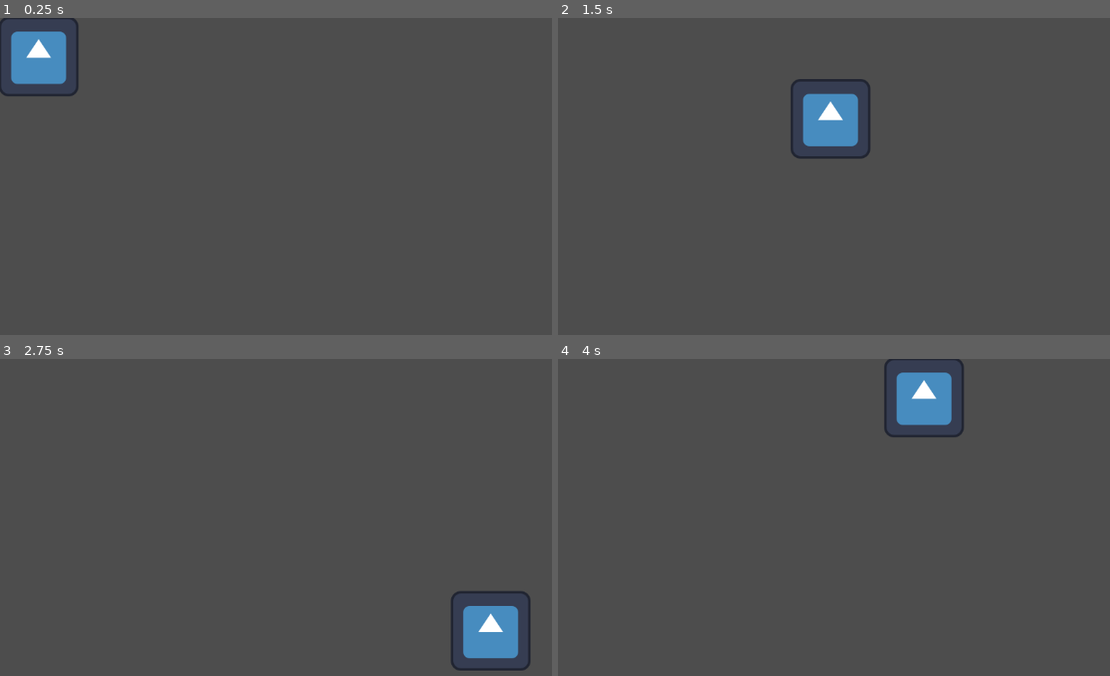
Above: before the commit, frames 1-4 (two rows, left to right).
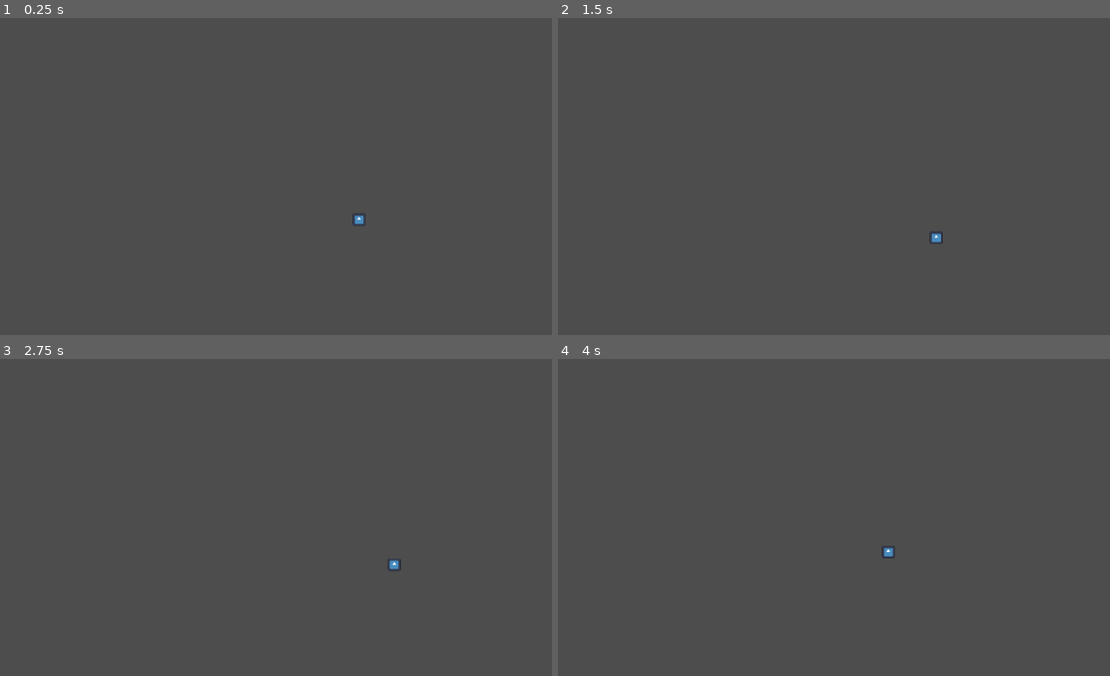
Above: after the commit, the same moments.

Repository: Sanccarm/soul-requisition
Game: Godot game, scene res://scenes/test_scene.tscn
The game is run twice, just before and just after one commit, with the same random seed, the same clock (stepped at 60 frames per second) and the same inputs. Before the commit the project starts from res://scenes/test_music.tscn. The engine's default icon, where the game draws it, is replaced by a stand-in: a white triangle on a blue panel in a dark square.
Inputs:
- Up to frame 1 (0.25 s): no input
- Up to frame 2 (1.5 s): tap Enter at 0.5 s; hold D (right) 0.53-1.28 s; hold S (down) from 1.28 s (still down)
- Up to frame 3 (2.75 s): release S (down) at 2.03 s; hold D (right) from 2.03 s (still down)
- Up to frame 4 (4 s): release D (right) at 2.78 s; hold W (up) 2.78-3.53 s; hold A (left) from 3.53 s (still down)

The runs differ from the first frame. In frame 1, 2.1% of the frame differs, in the area x 0-67%, y 0-66%; in frame 2, 2.2%; in frame 3, 2.2%, in the area x 70-97%, y 62-99%; in frame 4, 2.2%.

Commit message:
updated just some silly shit

Diff:
--- a/project.godot
+++ b/project.godot
@@ -14,6 +14,10 @@
 run/main_scene="uid://jbqiyllin6fo"
 config/features=PackedStringArray("4.5", "GL Compatibility")
 config/icon="res://icon.svg"
+
+[editor_plugins]
+
+enabled=PackedStringArray()
 
 [input]
 
--- /dev/null
+++ b/scenes/fps.gd
@@ -0,0 +1,8 @@
+extends Node2D
+@onready var bullet = $BulletPattern
+
+func get_damage():
+	return bullet.Damage
+
+func _process(delta):
+	$FPS.text = str(Engine.get_frames_per_second())+" FPS\n"+str(Spawning.poolBullets.size())
--- /dev/null
+++ b/scenes/player.tscn
@@ -0,0 +1,15 @@
+[gd_scene load_steps=3 format=3 uid="uid://el1f0wci62nh"]
+
+[ext_resource type="Texture2D" uid="uid://p58ymjtnj3ns" path="res://icon.svg" id="1_3vyb7"]
+
+[sub_resource type="RectangleShape2D" id="RectangleShape2D_3vyb7"]
+
+[node name="CharacterBody2D" type="CharacterBody2D"]
+
+[node name="Sprite2D" type="Sprite2D" parent="."]
+position = Vector2(-0.24999925, 4.7683716e-07)
+scale = Vector2(0.16015625, 0.15625)
+texture = ExtResource("1_3vyb7")
+
+[node name="CollisionShape2D" type="CollisionShape2D" parent="."]
+shape = SubResource("RectangleShape2D_3vyb7")
--- a/scenes/test_music.tscn
+++ /dev/null
@@ -1,39 +0,0 @@
-[gd_scene load_steps=9 format=3 uid="uid://jbqiyllin6fo"]
-
-[ext_resource type="Script" uid="uid://bi78ir7fl5s33" path="res://scenes/test_music.gd" id="1_5ahut"]
-[ext_resource type="Script" uid="uid://cut65kee22idb" path="res://scripts/player.gd" id="1_nsusk"]
-[ext_resource type="Texture2D" uid="uid://p58ymjtnj3ns" path="res://icon.svg" id="2_5ahut"]
-[ext_resource type="AudioStream" uid="uid://ba0nqlvgvulr2" path="res://assets/music/thememusic-nopads-nodrums.ogg" id="4_dud3b"]
-[ext_resource type="AudioStream" uid="uid://cr8rfs3x3d0xt" path="res://assets/music/thememusic-pads-nodrums.ogg" id="5_q0r65"]
-[ext_resource type="AudioStream" uid="uid://b5a4rxrgujdc4" path="res://assets/music/thememusic-pads-drums.ogg" id="6_p6eix"]
-
-[sub_resource type="RectangleShape2D" id="RectangleShape2D_770g6"]
-size = Vector2(122, 126)
-
-[sub_resource type="AudioStreamSynchronized" id="AudioStreamSynchronized_q0r65"]
-stream_count = 3
-stream_0/stream = ExtResource("4_dud3b")
-stream_0/volume = 0.0
-stream_1/stream = ExtResource("5_q0r65")
-stream_1/volume = 0.0
-stream_2/stream = ExtResource("6_p6eix")
-stream_2/volume = 0.0
-
-[node name="Node2D" type="Node2D"]
-position = Vector2(-346, -204)
-script = ExtResource("1_5ahut")
-
-[node name="CharacterBody2D" type="CharacterBody2D" parent="."]
-script = ExtResource("1_nsusk")
-
-[node name="Sprite2D" type="Sprite2D" parent="CharacterBody2D"]
-position = Vector2(408, 266)
-texture = ExtResource("2_5ahut")
-
-[node name="CollisionShape2D" type="CollisionShape2D" parent="CharacterBody2D"]
-position = Vector2(409, 269)
-shape = SubResource("RectangleShape2D_770g6")
-
-[node name="AudioStreamPlayer" type="AudioStreamPlayer" parent="."]
-stream = SubResource("AudioStreamSynchronized_q0r65")
-volume_db = -5.0
--- /dev/null
+++ b/scenes/test_scene.tscn
@@ -0,0 +1,34 @@
+[gd_scene load_steps=8 format=3 uid="uid://jbqiyllin6fo"]
+
+[ext_resource type="Script" uid="uid://bi78ir7fl5s33" path="res://scripts/test_music.gd" id="1_3qnke"]
+[ext_resource type="AudioStream" uid="uid://ba0nqlvgvulr2" path="res://assets/music/thememusic-nopads-nodrums.ogg" id="2_wtsjf"]
+[ext_resource type="AudioStream" uid="uid://cr8rfs3x3d0xt" path="res://assets/music/thememusic-pads-nodrums.ogg" id="3_rnaij"]
+[ext_resource type="AudioStream" uid="uid://b5a4rxrgujdc4" path="res://assets/music/thememusic-pads-drums.ogg" id="4_h3xc6"]
+[ext_resource type="PackedScene" uid="uid://el1f0wci62nh" path="res://scenes/player.tscn" id="5_s36qc"]
+[ext_resource type="Script" uid="uid://cut65kee22idb" path="res://scripts/player.gd" id="6_6qxox"]
+
+[sub_resource type="AudioStreamSynchronized" id="AudioStreamSynchronized_q0r65"]
+stream_count = 3
+stream_0/stream = ExtResource("2_wtsjf")
+stream_0/volume = 0.0
+stream_1/stream = ExtResource("3_rnaij")
+stream_1/volume = 0.0
+stream_2/stream = ExtResource("4_h3xc6")
+stream_2/volume = 0.0
+
+[node name="Node2D" type="Node2D"]
+script = ExtResource("1_3qnke")
+
+[node name="AudioStreamPlayer" type="AudioStreamPlayer" parent="."]
+stream = SubResource("AudioStreamSynchronized_q0r65")
+volume_db = -5.0
+
+[node name="Player" parent="." instance=ExtResource("5_s36qc")]
+position = Vector2(474, 259)
+script = ExtResource("6_6qxox")
+
+[node name="Camera2D" type="Camera2D" parent="Player"]
+ignore_rotation = false
+position_smoothing_enabled = true
+position_smoothing_speed = 3.0
+editor_draw_drag_margin = true
--- a/scripts/player.gd
+++ b/scripts/player.gd
@@ -1,10 +1,39 @@
 extends CharacterBody2D
+var HEALTH = 1.0
+const SPEED = 200.0
 
-const SPEED = 500.0
+func _ready() -> void:
+	print("player started")
 
 
 func _physics_process(delta: float) -> void:
 	var direction = Input.get_vector("left","right", "up", "down")
 	velocity = direction * SPEED
+	move_and_slide()
+	for i in get_slide_collision_count():
+		var collision = get_slide_collision(i)
+		print("I collided with ", collision.get_collider().name)
+		print("collision")
+		if collision.has_method("get_damage"):
+			take_damage(collision.get_damage())
+			print("2d body entered:", HEALTH)
+			died()
 
-	move_and_slide()
+
+func take_damage(damage):
+	HEALTH = HEALTH - damage
+	print("take_damage:", HEALTH)
+	pass
+
+func died():
+	var death = create_tween()
+	death.tween_property($CharacterBody2D, "self_modulate.a", 0, 4)
+	print("died:", HEALTH)
+	pass
+
+func _on_rigid_body_2d_body_entered(body: Node) -> void:
+	print("collision")
+	if body.has_method("get_damage"):
+		take_damage(body.get_damage())
+		print("2d body entered:", HEALTH)
+		died()
--- a/scenes/test_music.gd
+++ b/scripts/test_music.gd
@@ -1,5 +1,5 @@
 extends Node2D
-@onready var player: CharacterBody2D = $CharacterBody2D
+@onready var player: CharacterBody2D = $Player
 var stream: AudioStreamSynchronized
 
 func _ready() -> void:
Not shown, added: scenes/fps.gd.uid
Renamed: scenes/test_music.gd.uid -> scripts/test_music.gd.uid
Not shown, added: LICENSE.md
